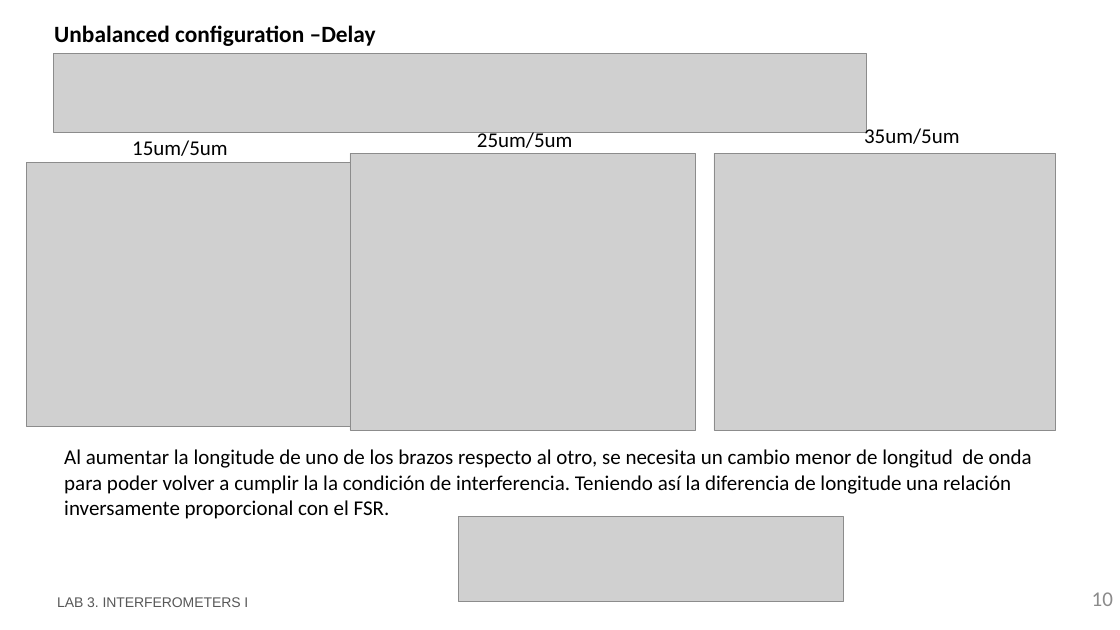
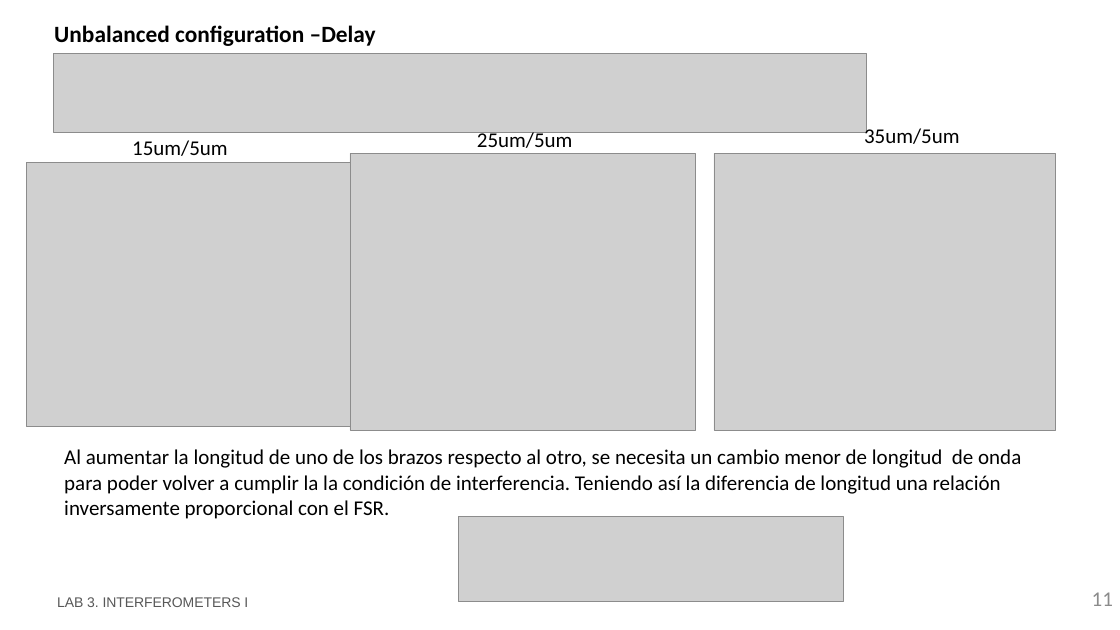
Before and after one commit to RobertoFernandezSevilla/pic-upv-lab3, a slide deck: slide 11 of LabBook_3.pptx (slide 10 before the commit). Drawn at 1120x630 pixels with LibreOffice and Linux fonts; fonts in the diff are those of the drawing; grey boxes stand for pictures; background and template pictures are left out. Boxes give left, top, right and bottom in pixels: in the first picture for what was removed or moved away, otherwise in the second. Text is boxed around its words. In the diff, an @@ line names an element or a change of style, - is before the commit and + after.

```diff
--- a/LabBook_3.pptx
+++ b/LabBook_3.pptx
@@ text at (64, 449, 1021, 519): text changed @@
-Al aumentar la longitude de uno de los brazos respecto al otro, se necesita un cambio menor de longitud de onda para poder volver a cumplir la la condición de interferencia. Teniendo así la diferencia de longitude una relación inversamente proporcional con el FSR.
+Al aumentar la longitud de uno de los brazos respecto al otro, se necesita un cambio menor de longitud de onda para poder volver a cumplir la la condición de interferencia. Teniendo así la diferencia de longitud una relación inversamente proporcional con el FSR.
@@ page number at (1092, 592, 1113, 606): text changed @@
-10
+11
```
Also in this commit, not shown: 3 other slides changed, 1 slide added, 1 other file.
